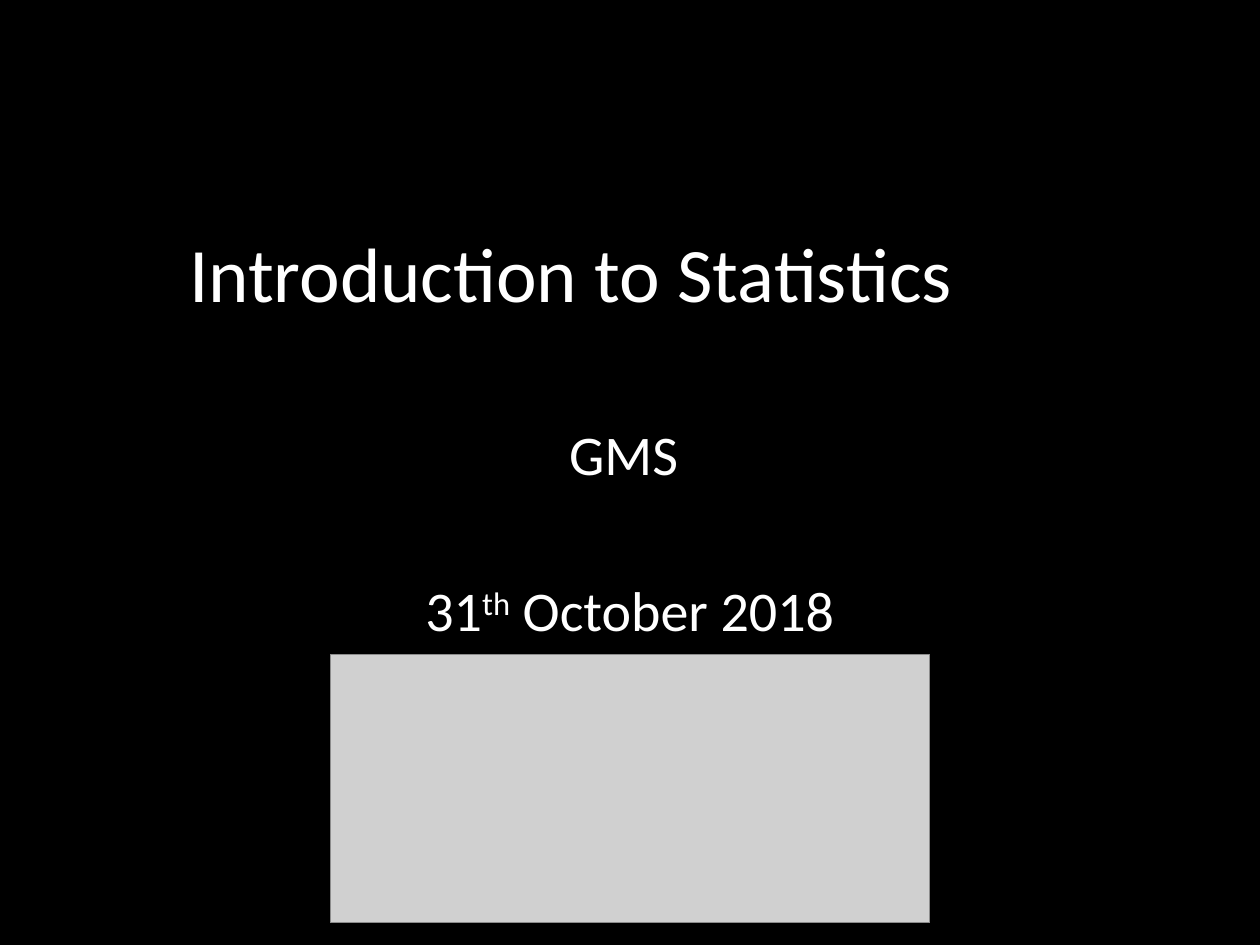
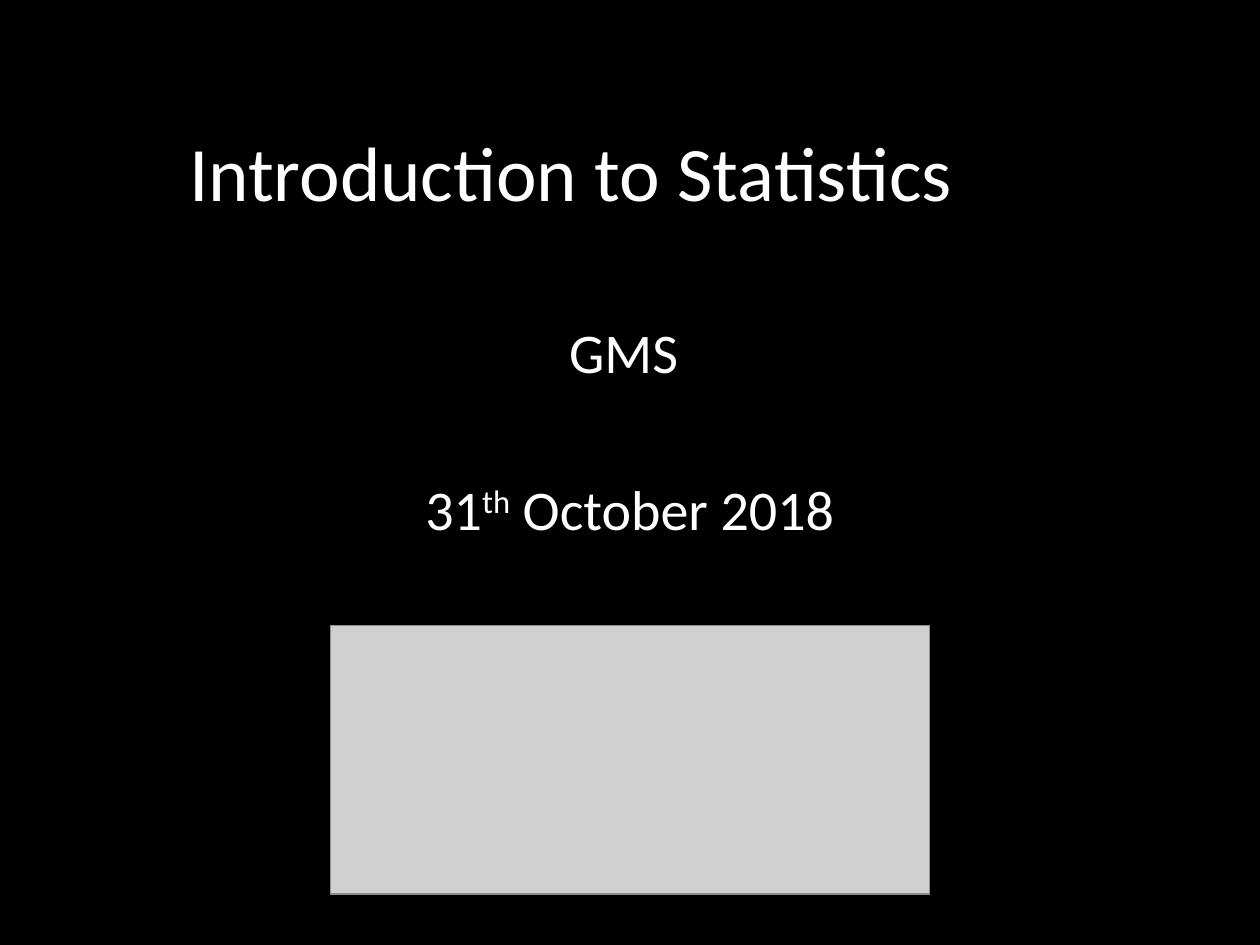
Before and after one commit to jpwhalley/GMS_Intro_to_Stats, a slide deck: slide 1 of 2018_10_31_Intro_to_stats.pptx. Drawn at 1260x945 pixels with LibreOffice and Linux fonts; fonts in the diff are those of the drawing; grey boxes stand for pictures. Boxes give left, top, right and bottom in pixels: in the first picture for what was removed or moved away, otherwise in the second. Text is boxed around its words. In the diff, an @@ line names an element or a change of style, - is before the commit and + after.

```diff
--- a/2018_10_31_Intro_to_stats.pptx
+++ b/2018_10_31_Intro_to_stats.pptx
@@ title "Introduction to Statistics": place and size @@
-title "Introduction to Statistics" at [189, 248, 952, 303]
+title "Introduction to Statistics" at [189, 147, 952, 202]
@@ subtitle "GMS": place and size @@
-subtitle "GMS" at [523, 438, 834, 632]
+subtitle "GMS" at [523, 336, 834, 531]
@@ picture: place and size @@
-picture at [330, 654, 930, 922]
+picture at [330, 625, 930, 893]
```
Also in this commit, not shown: 1 other file.
